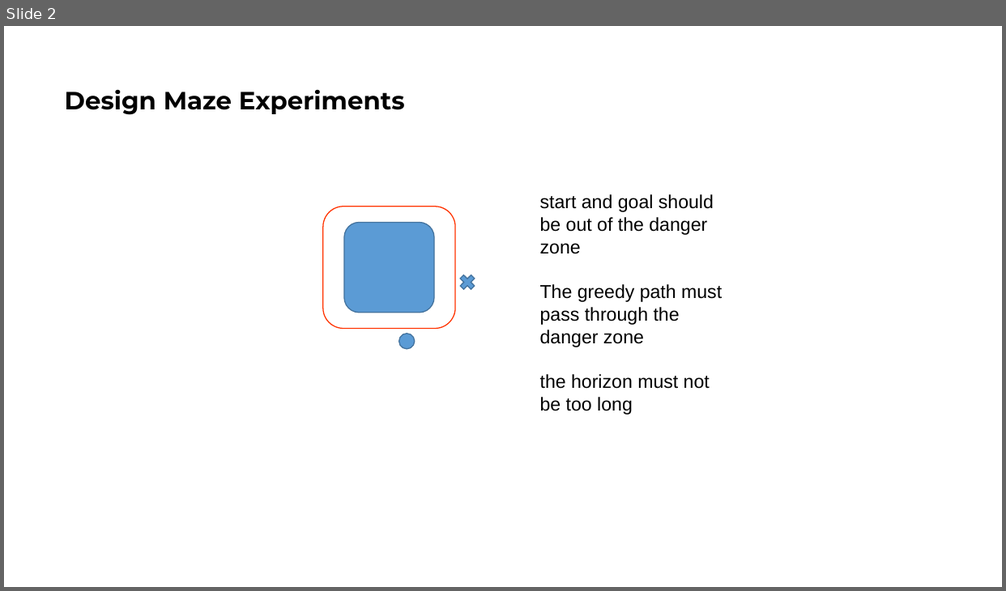
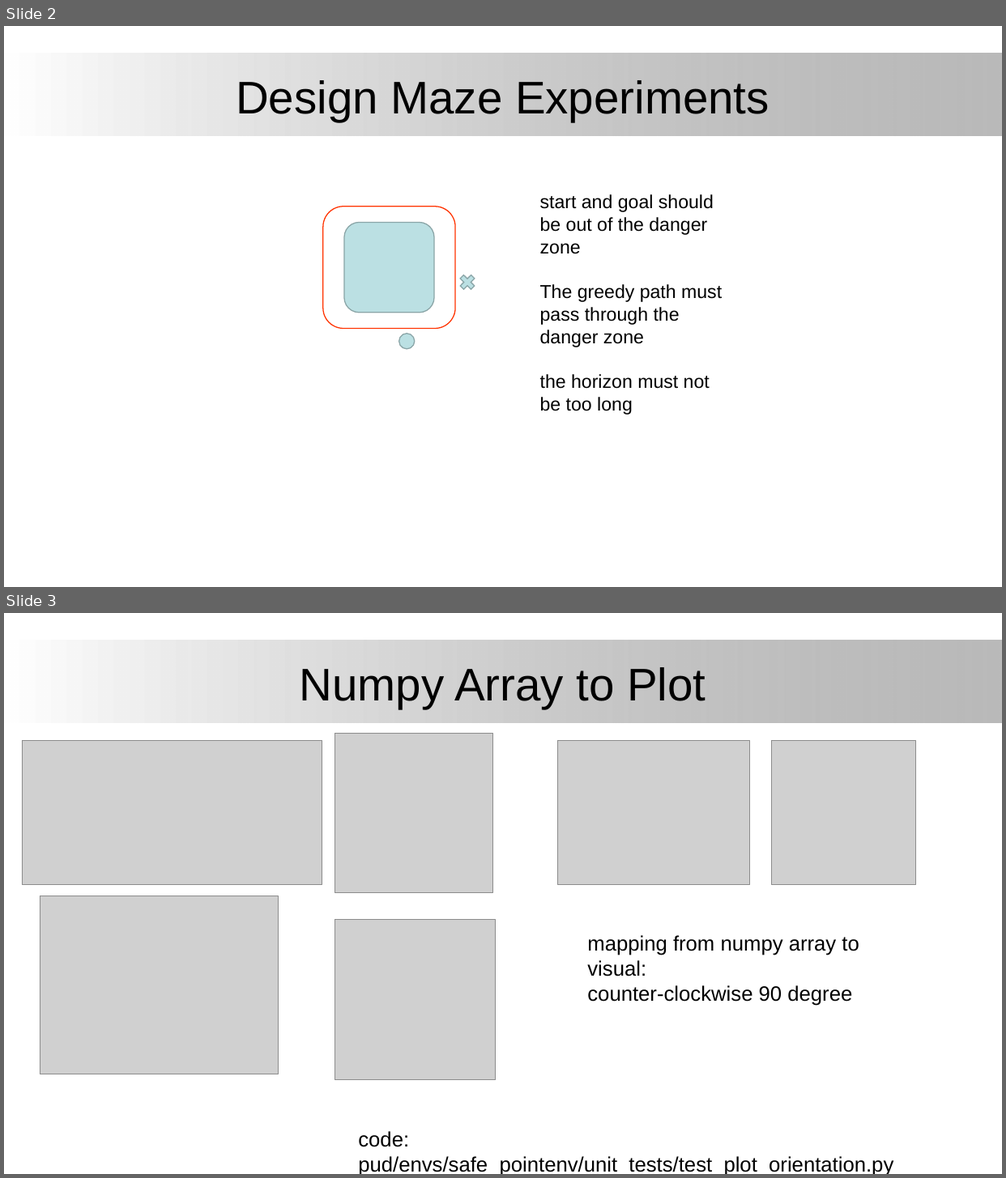
Before and after one commit to delay-planner/rb-visual-mapf, a slide deck: experiment_slides.pptx. Shown one above the other, each under a label of ours: slide 2 before the commit, slides 2 and 3 after it. The pictures are 1006x591 and 1006x1178 pixels, drawn with LibreOffice and Linux fonts; fonts in the diff are those of the drawing; grey boxes stand for pictures; background and template pictures are left out. Boxes give left, top, right and bottom in pixels: in the first picture for what was removed or moved away, otherwise in the second. Text is boxed around its words. In the diff, an @@ line names an element or a change of style, - is before the commit and + after.

```diff
--- a/experiment_slides.pptx
+++ b/experiment_slides.pptx
@@ slide 3 added at (4,613,1002,1174), background #FFFFFF; not listed: 1 template element that a slide beside it also shows @@
@@ title added at (300,667,705,709), 44 pt, text #000000 @@
+Numpy Array to Plot
@@ picture added at (335,734,493,893) @@
@@ picture added at (22,741,322,885) @@
@@ picture added at (558,741,750,885) @@
@@ picture added at (771,741,915,884) @@
@@ picture added at (40,897,278,1075) @@
@@ picture added at (335,919,496,1080) @@
@@ text added at (587,935,859,1006), 20 pt, text #000000 @@
+mapping from numpy array to visual:
+counter-clockwise 90 degree
@@ text added at (358,1131,893,1174), 20 pt, text #000000 @@
+code: pud/envs/safe_pointenv/unit_tests/test_plot_orientation.py
@@ slide 2 changed as well @@
@@ title "Design Maze Experiments" at (236,80,769,122): size 24 to 44 pt, font Montserrat to Arial, bold off; alignment left to centre; line spacing 0.9 to 1 @@
@@ rectangle added at (4,53,1002,135), fill gradient #FFFFFF to #808080 @@
@@ fill #5B9BD5 to #BBE0E3; outline #43739E 1 pt to #8AA6A8 1 pt in 3 elements at (345,222,434,313), (399,334,415,349), (457,272,478,293) @@
```
Also in this commit, not shown: 3 other slides added, 1 slide removed.
